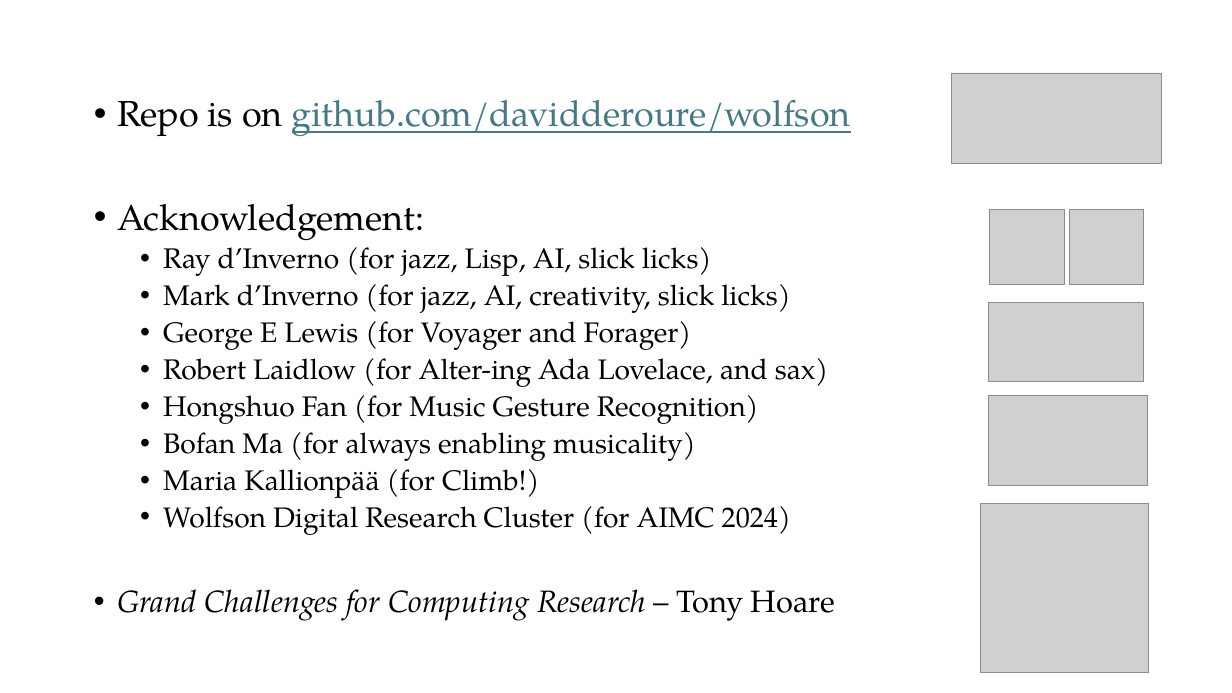
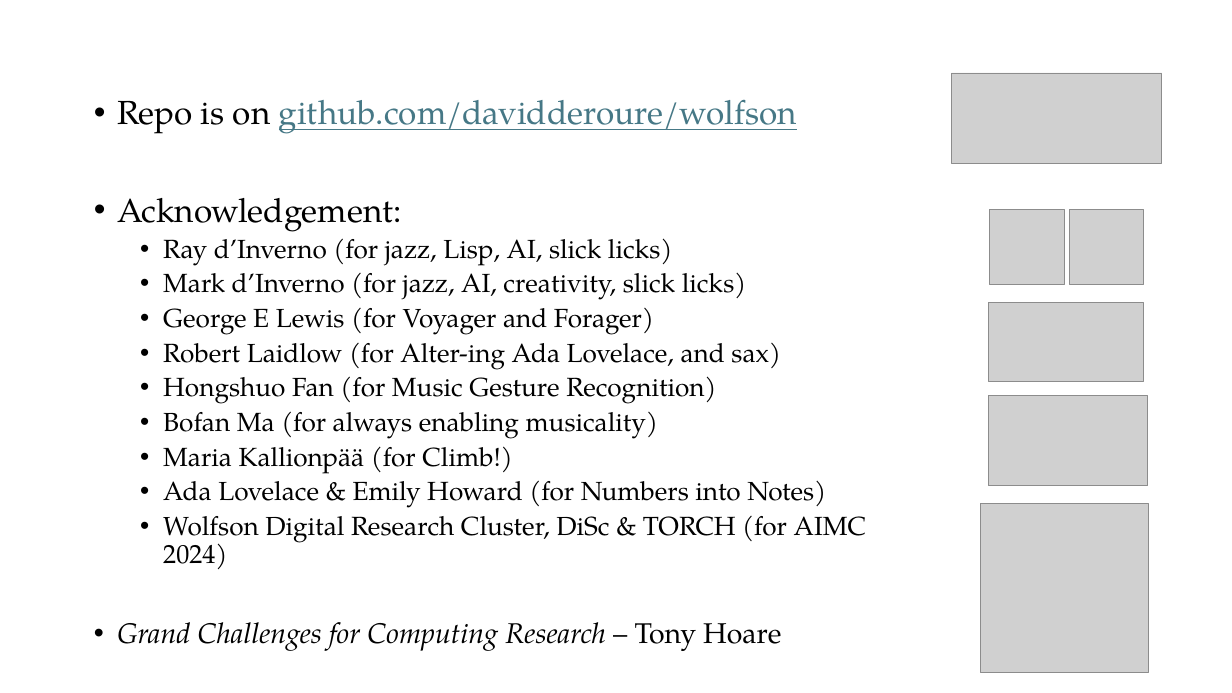
Before and after one commit to davidderoure/wolfson, a slide deck: slide 9 of docs/wolfson.pptx. Drawn at 1232x693 pixels with LibreOffice and Linux fonts; fonts in the diff are those of the drawing; grey boxes stand for pictures. Boxes give left, top, right and bottom in pixels: in the first picture for what was removed or moved away, otherwise in the second. Text is boxed around its words. In the diff, an @@ line names an element or a change of style, - is before the commit and + after.

```diff
--- a/docs/wolfson.pptx
+++ b/docs/wolfson.pptx
@@ text at box(117, 100, 797, 474): size 28 to 25.9 pt in "Repo is on github.com/davidderoure/wolfson", "Acknowledgement:"; size 22 to 20.4 pt in "Ray d’Inverno (for jazz, Lisp, AI, slick ...", "Mark d’Inverno (for jazz, AI, creativity, slick ...", "George E Lewis (for Voyager and Forager)", "Robert Laidlow (for Alter-ing Ada Lovelace, and ..." and 3 more places; size 24 to 22.2 pt in "Grand Challenges for Computing Research – Tony ..." @@
@@ text at box(163, 480, 867, 569): text changed; size 22 to 20.4 pt @@
-  • Wolfson Digital Research Cluster (for AIMC 2024)
+  • Ada Lovelace & Emily Howard (for Numbers into Notes)
+  • Wolfson Digital Research Cluster, DiSc & TORCH (for AIMC 2024)
```
Also in this commit, not shown: 7 other slides changed, 1 other file.
